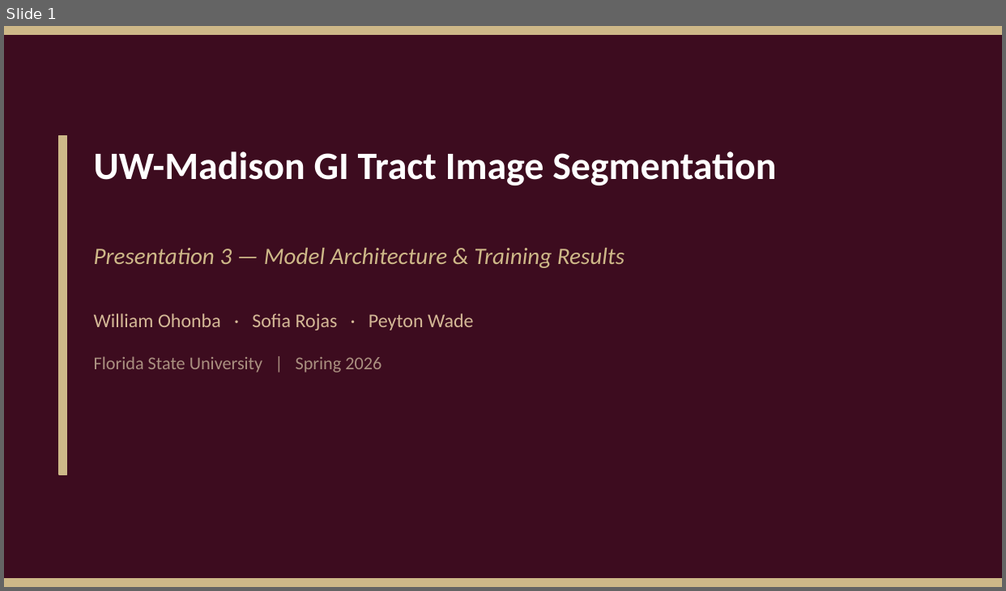
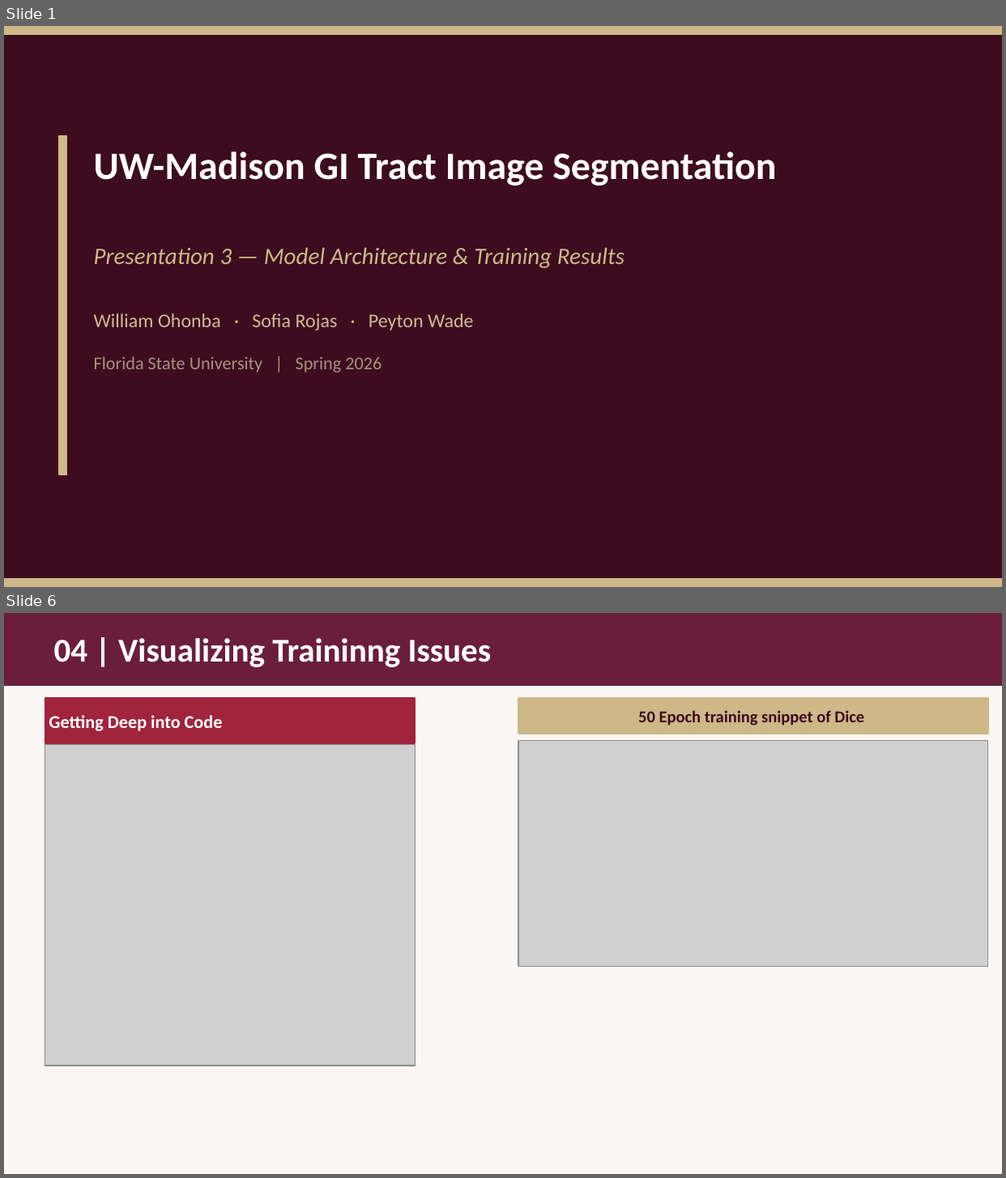
Before and after one commit to William-Ohonba/DS_Health_UWM_Project, a slide deck: presentations/Presentation3_GI_Segmentation.pptx. Shown one above the other, each under a label of ours: slide 1 before the commit, slides 1 and 6 after it; the slides between them are not shown. The pictures are 1006x591 and 1006x1178 pixels, drawn with LibreOffice and Linux fonts; fonts in the diff are those of the drawing; grey boxes stand for pictures. Boxes give left, top, right and bottom in pixels: in the first picture for what was removed or moved away, otherwise in the second. Text is boxed around its words. In the diff, an @@ line names an element or a change of style, - is before the commit and + after.

```diff
--- a/presentations/Presentation3_GI_Segmentation.pptx
+++ b/presentations/Presentation3_GI_Segmentation.pptx
@@ slide 6 added at (4,613,1002,1174), background #FAF7F5 @@
@@ rectangle added at (4,613,1002,685), fill #6B1E3C, outline #6B1E3C 1 pt @@
@@ text added at (54,638,492,667), 24 pt, text #FFFFFF, bold @@
+04 | Visualizing Traininng Issues
@@ rectangle added at (45,698,414,743), fill #A0243C, outline #A0243C 1 pt @@
@@ rectangle added at (519,698,989,734), fill #CEB888, outline #CEB888 1 pt @@
@@ text added at (49,715,223,731), 13 pt, text #FFFFFF, bold @@
+Getting Deep into Code
@@ text added at (638,710,864,726), 12 pt, text #3D0C1F, bold @@
+50 Epoch training snippet of Dice
@@ picture added at (45,745,415,1066) @@
@@ picture added at (518,741,988,967) @@
```
Also in this commit, not shown: 6 slides changed, 1 other slide added, 1 slide removed.
